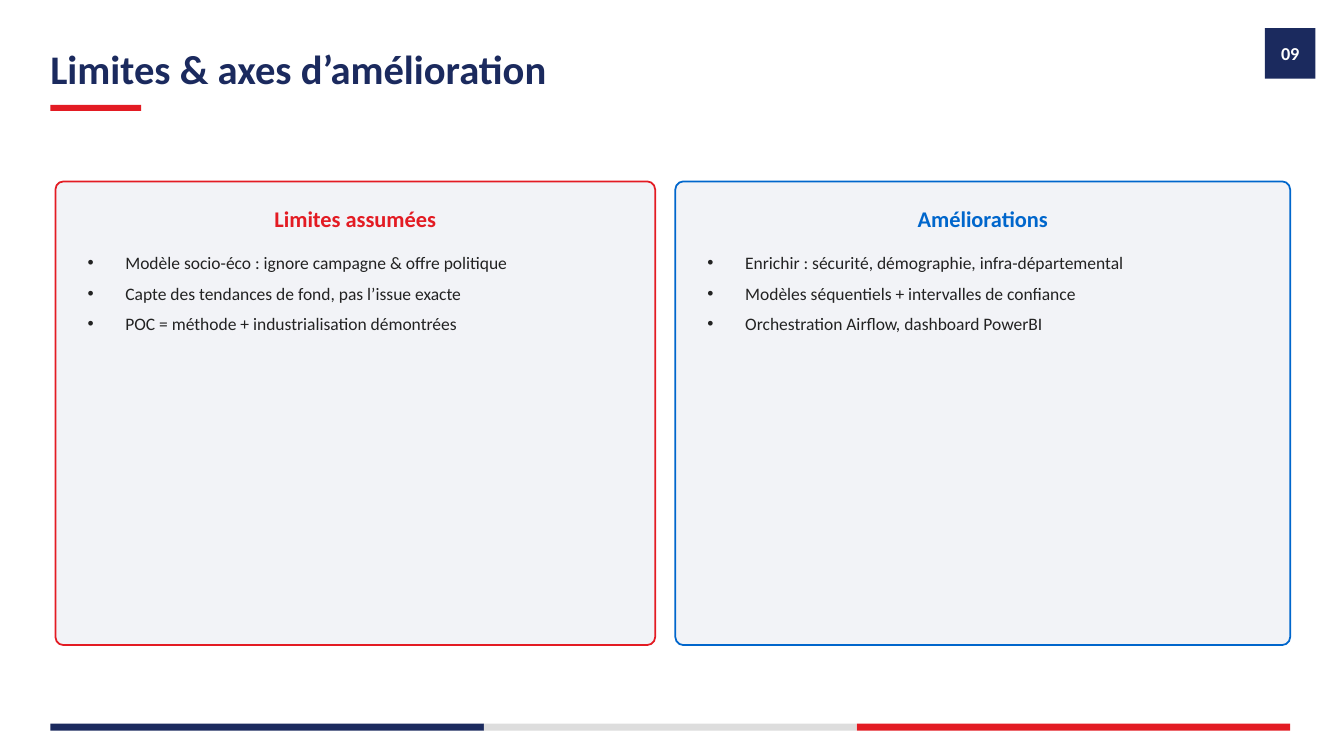
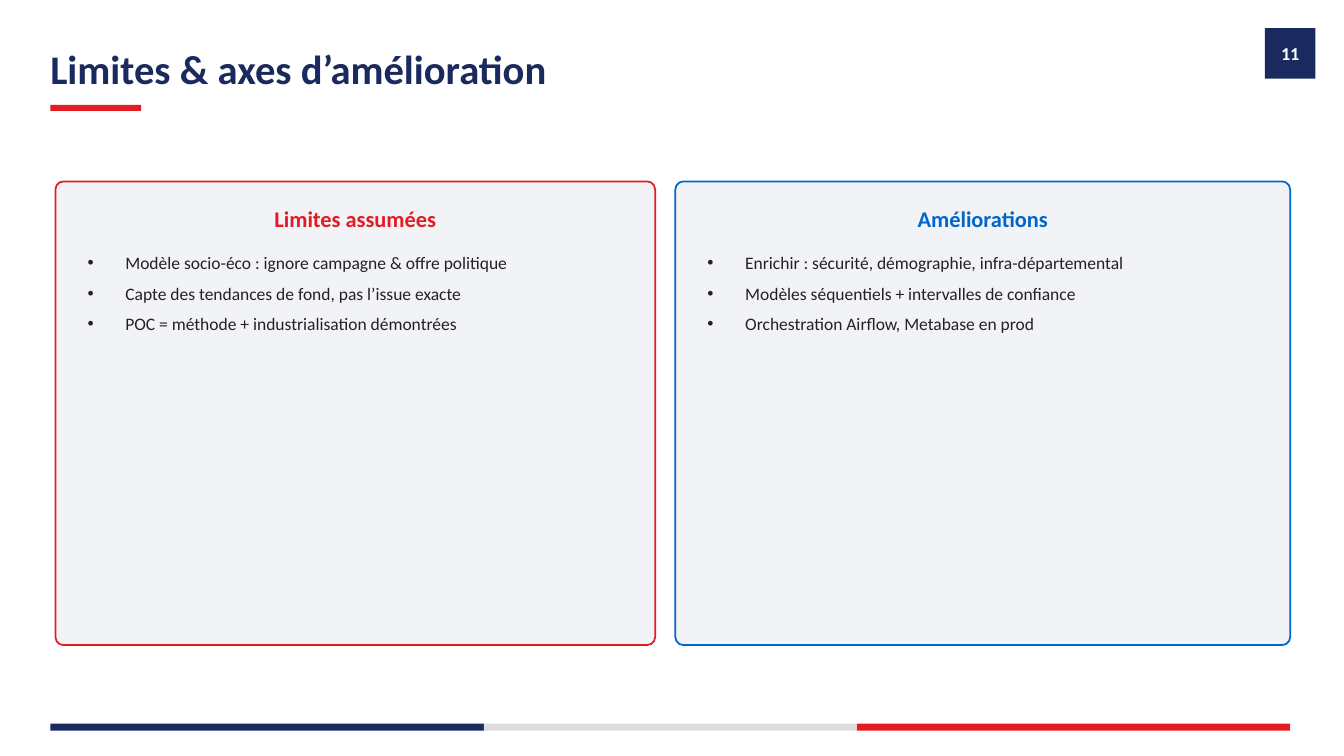
Before and after one commit to guilafont1/mspr-rattrapage, a slide deck: slide 14 of docs/livrables/Support_soutenance_POC_ElectioAnalytics.pptx (slide 11 before the commit). Drawn at 1344x756 pixels with LibreOffice and Linux fonts; fonts in the diff are those of the drawing. Boxes give left, top, right and bottom in pixels: in the first picture for what was removed or moved away, otherwise in the second. Text is boxed around its words. In the diff, an @@ line names an element or a change of style, - is before the commit and + after.

```diff
--- a/docs/livrables/Support_soutenance_POC_ElectioAnalytics.pptx
+++ b/docs/livrables/Support_soutenance_POC_ElectioAnalytics.pptx
@@ text at <box>1281,48,1299,60</box>: text changed @@
-09
+11
@@ text at <box>745,318,1034,333</box>: text changed @@
-• Orchestration Airflow, dashboard PowerBI
+• Orchestration Airflow, Metabase en prod
```
Also in this commit, not shown: 11 other slides changed, 3 slides added, 26 other files.
